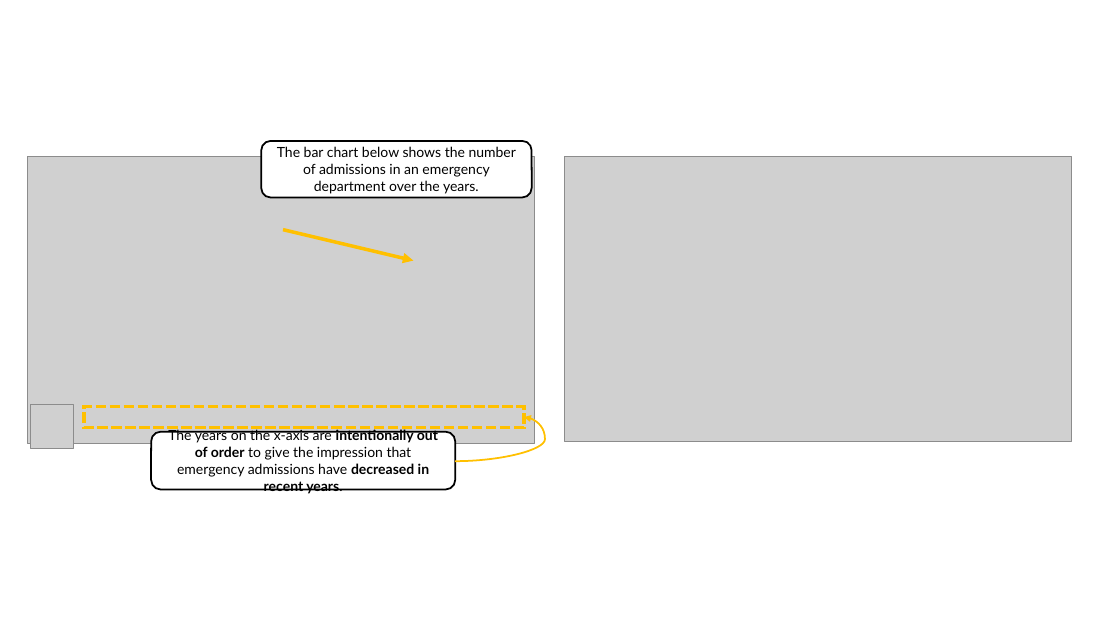
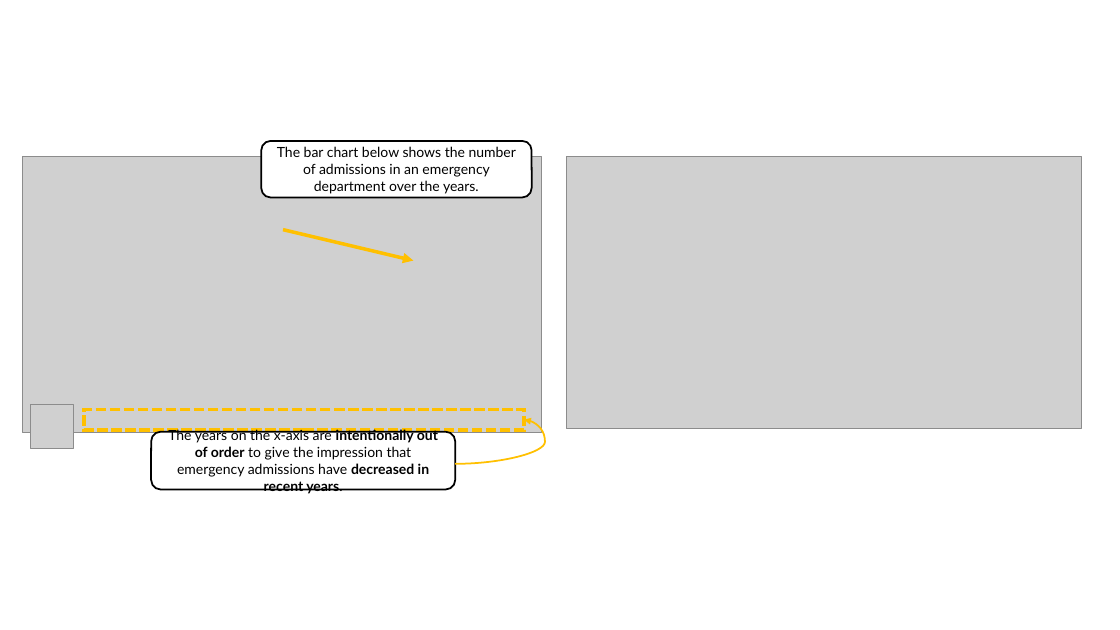
Before and after one commit to marianast97/VisualizationLiteracy, a slide deck: slide 153 of LearningContent/LearningContent.pptx. Drawn at 1120x630 pixels with LibreOffice and Linux fonts; fonts in the diff are those of the drawing; grey boxes stand for pictures. Boxes give left, top, right and bottom in pixels: in the first picture for what was removed or moved away, otherwise in the second. Text is boxed around its words. In the diff, an @@ line names an element or a change of style, - is before the commit and + after.

```diff
--- a/LearningContent/LearningContent.pptx
+++ b/LearningContent/LearningContent.pptx
@@ picture: place and size @@
-picture at [28, 156, 534, 444]
+picture at [22, 156, 541, 433]
@@ picture: place and size @@
-picture at [565, 156, 1071, 442]
+picture at [566, 156, 1081, 429]
@@ curved arrow (455, 464) - (524, 420): route changed @@
```
Also in this commit, not shown: 5 other slides changed, 1 slide added, 1 slide removed, 11 other files.
